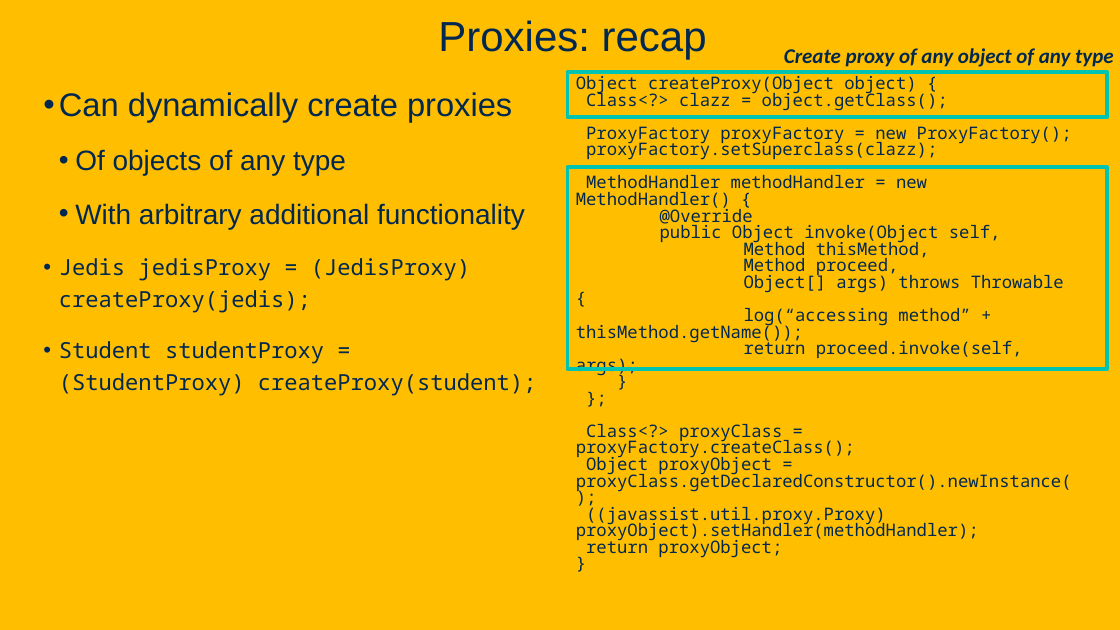
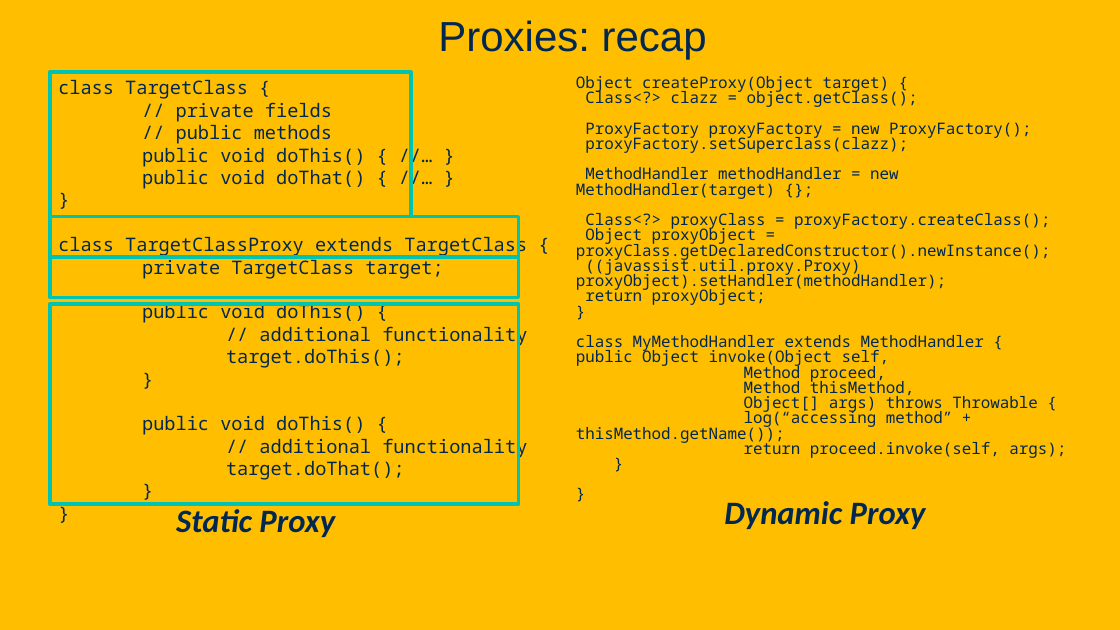
Before and after one commit to davsec-teaching/ecs160-f25, a slide deck: slide 101 of slides/5_annotations_and_reflection.pptx (slide 99 before the commit). Drawn at 1120x630 pixels with LibreOffice and Linux fonts; fonts in the diff are those of the drawing; background and template pictures are left out. Boxes give left, top, right and bottom in pixels: in the first picture for what was removed or moved away, otherwise in the second. Text is boxed around its words. In the diff, an @@ line names an element or a change of style, - is before the commit and + after.

Commit message:
Update proxying slides

```diff
--- a/slides/5_annotations_and_reflection.pptx
+++ b/slides/5_annotations_and_reflection.pptx
@@ text removed at (784, 48, 1114, 67) @@
-Create proxy of any object of any type
@@ rectangle added at (50, 72, 411, 217), outline #00C4B2 3 pt @@
@@ text at (58, 79, 527, 480): text changed; size 19 to 16 pt @@
-• Can dynamically create proxies
-  • Of objects of any type
-  • With arbitrary additional functionality
-• Jedis jedisProxy = (JedisProxy) createProxy(jedis);
-• Student studentProxy = (StudentProxy) createProxy(student);
+class TargetClass {
+// private fields
+// public methods
+public void doThis() { //… }
+public void doThat() { //… }
+}
+class TargetClassProxy extends TargetClass {
+private TargetClass target;
+public void doThis() {
+// additional functionality
+target.doThis();
+}
+public void doThis() {
+// additional functionality
+target.doThat();
+}
+}
@@ text at (576, 76, 889, 94): text changed; size 14.8 to 13.6 pt @@
-Object createProxy(Object object) {
+Object createProxy(Object target) {
@@ text at (576, 89, 1051, 305): size 14.8 to 13.6 pt in "Class<?> clazz = object.getClass();", "ProxyFactory proxyFactory = new ProxyFactory();", "proxyFactory.setSuperclass(clazz);", "Class<?> proxyClass = proxyFactory.createClass();" and 4 more places @@
@@ text at (576, 167, 899, 199): text changed; size 14.8 to 13.6 pt @@
-MethodHandler methodHandler = new MethodHandler() {
-@Override
-public Object invoke(Object self,
-Method thisMethod,
-Method proceed,
-Object[] args) throws Throwable {
-log(“accessing method” + thisMethod.getName());
-return proceed.invoke(self, args);
-}
-};
+MethodHandler methodHandler = new MethodHandler(target) {};
@@ rectangle: place and size @@
-rectangle at (567, 72, 1107, 118)
+rectangle at (50, 217, 518, 257)
@@ rectangle added at (50, 257, 518, 297), outline #00C4B2 3 pt @@
@@ rectangle: place and size @@
-rectangle at (567, 167, 1107, 369)
+rectangle at (50, 304, 518, 504)
@@ text at (576, 335, 1066, 458): paragraphs added @@
+class MyMethodHandler extends MethodHandler {
+public Object invoke(Object self,
+Method proceed,
+Method thisMethod,
+Object[] args) throws Throwable {
+log(“accessing method” + thisMethod.getName());
+return proceed.invoke(self, args);
+}
+}
@@ text added at (176, 509, 335, 537), 28 pt, text #022850, bold, italic @@
+Static Proxy
@@ text added at (724, 501, 926, 529), 28 pt, text #022850, bold, italic @@
+Dynamic Proxy
```
Also in this commit, not shown: 10 other slides changed, 5 slides added.
